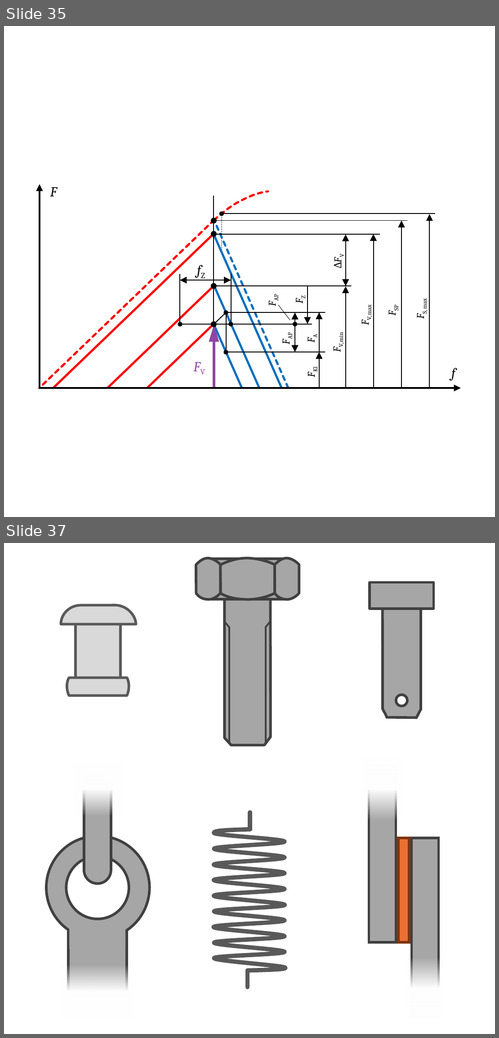
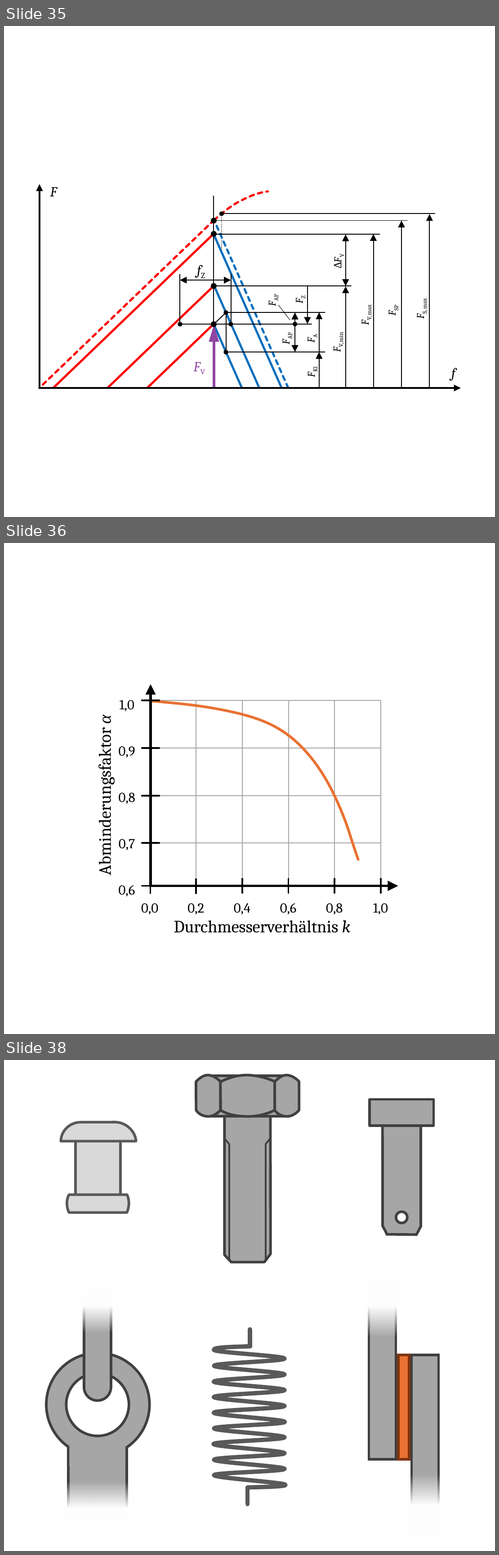
Before and after one commit to m4zeRobot/Project-FoSa, a slide deck: LaTeX B.Sc. LRT/Konstruktionslehre 1&2/images/KE-Images.pptx. Shown one above the other, each under a label of ours: slides 35 and 37 before the commit, slides 35, 36 and 38 after it; the slides between them are not shown. The pictures are 499x1038 and 499x1555 pixels, drawn with LibreOffice and Linux fonts; fonts in the diff are those of the drawing. Boxes give left, top, right and bottom in pixels: in the first picture for what was removed or moved away, otherwise in the second. Text is boxed around its words. In the diff, an @@ line names an element or a change of style, - is before the commit and + after.

```diff
--- a/LaTeX B.Sc. LRT/Konstruktionslehre 1&2/images/KE-Images.pptx
+++ b/LaTeX B.Sc. LRT/Konstruktionslehre 1&2/images/KE-Images.pptx
@@ slide 36 added at [4,543,495,1034], background #FFFFFF @@
@@ group added at [119,684,398,897]: 20 lines, 5 texts, 2 arrows, 1 freeform shape @@
+0,6
+0,7
+0,8
+0,9
+1,0
@@ text added at [93,716,115,871], 10 pt, text #000000 @@
+Abminderungsfaktor α
@@ text added at [141,903,158,915], 8 pt, text #000000 @@
+0,0
@@ text added at [188,903,204,915], 8 pt, text #000000 @@
+0,2
@@ text added at [234,903,251,915], 8 pt, text #000000 @@
+0,4
@@ text added at [280,903,297,915], 8 pt, text #000000 @@
+0,6
@@ text added at [326,903,343,915], 8 pt, text #000000 @@
+0,8
@@ text added at [373,903,388,915], 8 pt, text #000000 @@
+1,0
@@ text added at [174,921,351,933], 10 pt, text #000000 @@
+Durchmesserverhältnis k
@@ what was slide 37 is now slide 38 @@
```
Also in this commit, not shown: 2 other files.
